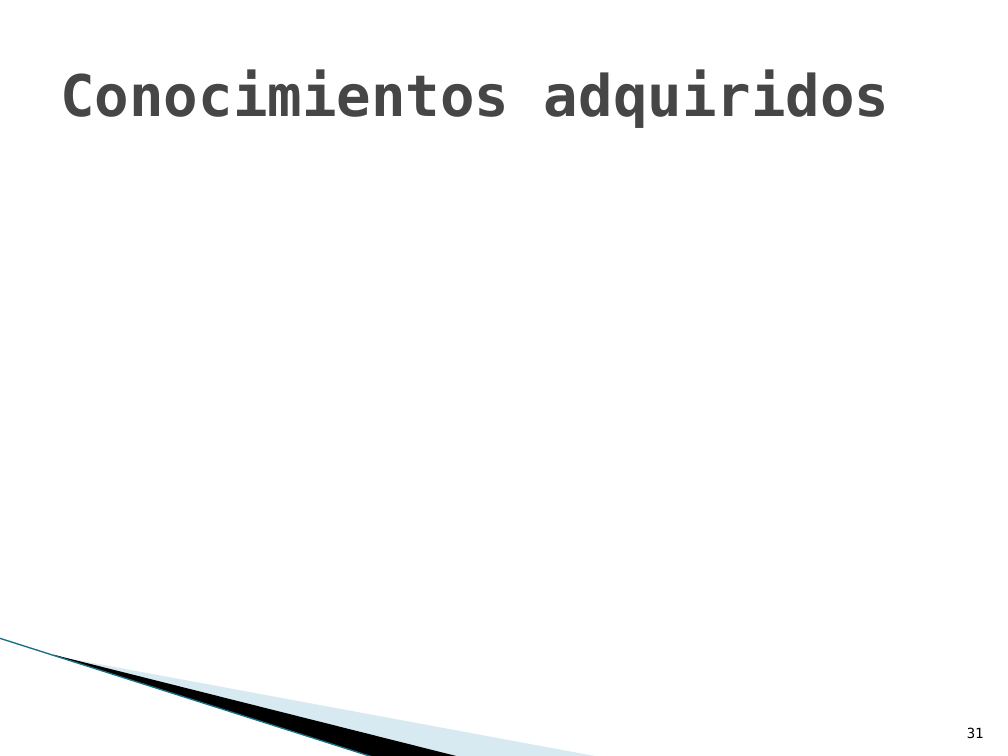
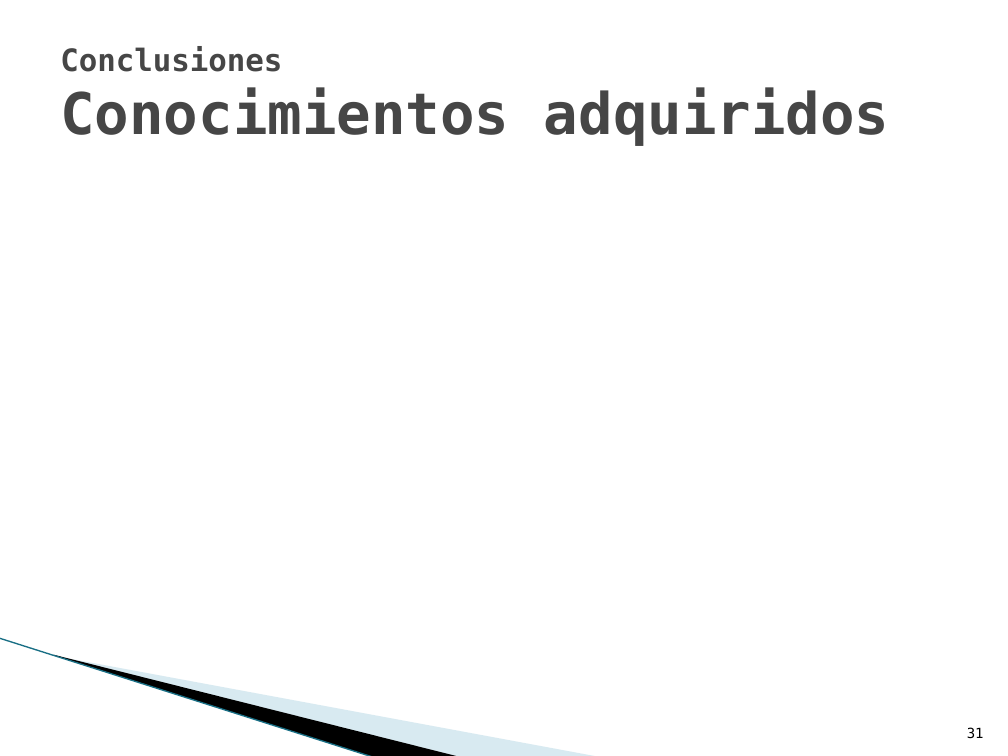
Before and after one commit to txedo/uclm-esi-alarcos, a slide deck: slide 31 of presentation/presentation.pptx. Drawn at 1008x756 pixels with LibreOffice and Linux fonts; fonts in the diff are those of the drawing; background and template pictures are left out. Boxes give left, top, right and bottom in pixels: in the first picture for what was removed or moved away, otherwise in the second. Text is boxed around its words. In the diff, an @@ line names an element or a change of style, - is before the commit and + after.

```diff
--- a/presentation/presentation.pptx
+++ b/presentation/presentation.pptx
@@ title at bbox=[60, 46, 889, 146]: text changed @@
-Conocimientos adquiridos
+Conclusiones
+Conocimientos adquiridos
```
Also in this commit, not shown: 21 other slides changed.
